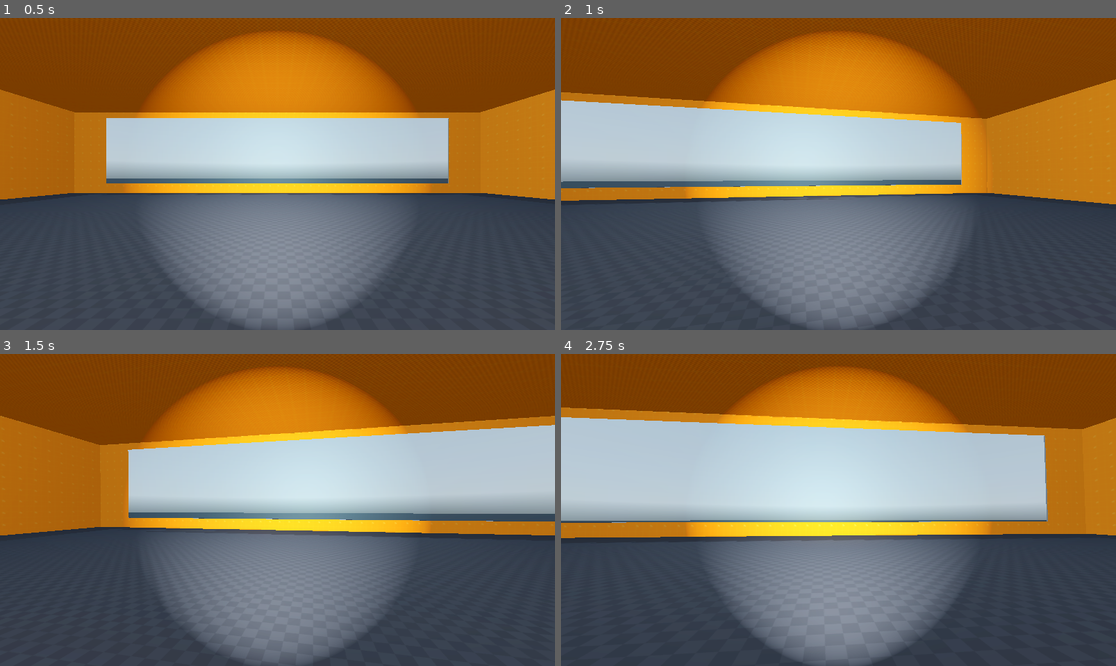
Above: before the commit, frames 1-4 (two rows, left to right).
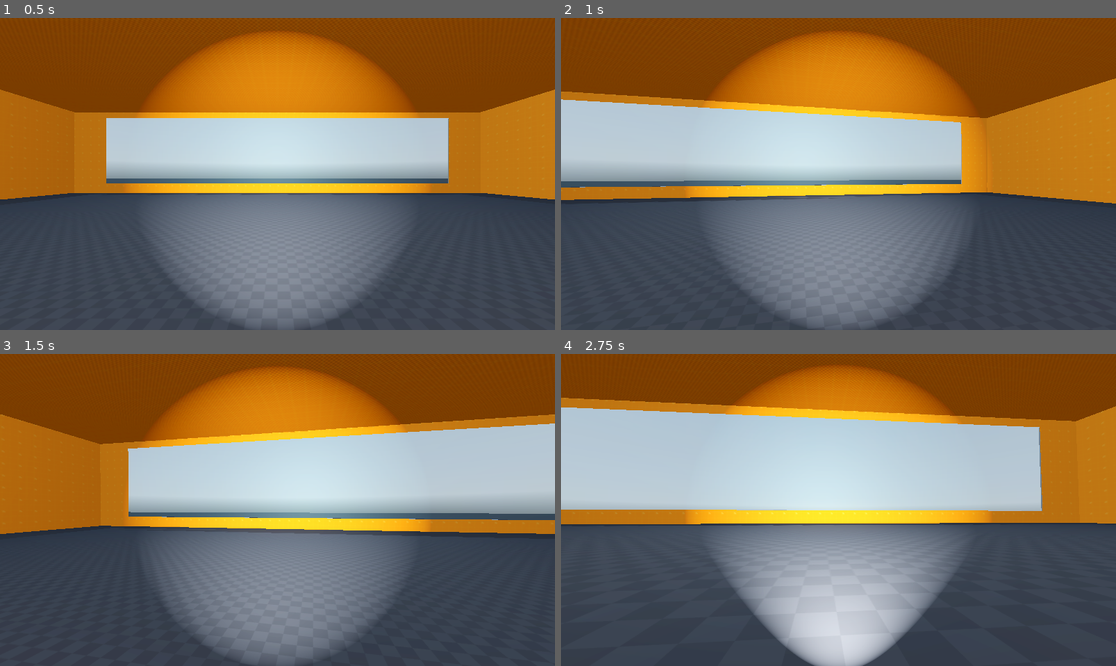
Above: after the commit, the same moments.

Repository: blakenuova/hoarder
Game: Godot game, scene res://Scenes/Levels/safe_zone.tscn
Same seed, same stepped clock (60 frames per second), same inputs: the game is played once before the commit and once after it. A sky picture missing from this copy of the repository is replaced by a grey-blue gradient.
Inputs (mouse positions are in pixels of both pictures, inside the frame that each line leads up to):
- Up to frame 1 (0.5 s): no input
- Up to frame 2 (1 s): move the mouse to (866, 174) at 0.52 s; hold W (move_forward) from 0.53 s (still down); hold Right mouse button (aim) from 0.53 s (still down); tap Space (jump) at 0.77 s; tap Ctrl (crouch) at 0.8 s
- Up to frame 3 (1.5 s): keep holding W (move_forward); tap Space (jump) at 1.07 s; move the mouse to (249, 510) at 1.27 s; release Right mouse button (aim) at 1.28 s; tap Ctrl (crouch) at 1.35 s
- Up to frame 4 (2.75 s): keep holding W (move_forward); tap Space (jump) at 1.52, 1.82 s; tap Z (prone) at 1.55 s; move the mouse to (849, 503) at 2.02 s; hold Z (prone) from 2.03 s (still down); tap Shift (run) at 2.3 s

Frame 1 is identical in both runs. In frame 2, 0.9% of the frame differs, in the area x 0-100%, y 19-60%; in frame 3, 1.7%; in frame 4, 25%, in the area x 0-100%, y 3-100%.

Commit message:
Add stance system with collision and camera height logic
Implemented a player stance system (stand, crouch, prone) with state management, collision shape switching, and smooth camera height transitions. Added ceiling detection using RayCast3D nodes to prevent standing or crouching when obstructed. Updated player scene and script to support these features and removed the old ceiling detector.

Diff:
--- a/Scenes/Levels/safe_zone.tscn
+++ b/Scenes/Levels/safe_zone.tscn
@@ -133,3 +133,20 @@
 
 [node name="Player" parent="." instance=ExtResource("5_olhn8")]
 transform = Transform3D(1, 0, 0, 0, 1, 0, 0, 0, 1, 0, 3.1262672, 0)
+
+[node name="Test" type="Node" parent="."]
+
+[node name="CSGBox3D" type="CSGBox3D" parent="Test"]
+transform = Transform3D(1, 0, 0, 0, 1, 0, 0, 0, 1, -24.4, 0.95000017, 0)
+use_collision = true
+size = Vector3(1, 1.7, 1)
+
+[node name="CSGBox3D2" type="CSGBox3D" parent="Test"]
+transform = Transform3D(1, 0, 0, 0, 1, 0, 0, 0, 1, -23.4, 1.7000003, -4.7493896)
+use_collision = true
+size = Vector3(3, 0.2, 10.498779)
+
+[node name="CSGBox3D3" type="CSGBox3D" parent="Test"]
+transform = Transform3D(1, 0, 0, 0, 1, 0, 0, 0, 1, -23.4, 1.4000002, 2.5943604)
+use_collision = true
+size = Vector3(3, 0.2, 11)
--- a/Scenes/Player/player.tscn
+++ b/Scenes/Player/player.tscn
@@ -35,13 +35,11 @@
 spot_angle = 38.0
 
 [node name="MeshInstance3D" type="MeshInstance3D" parent="."]
+visible = false
 mesh = SubResource("CapsuleMesh_tugb3")
 
 [node name="StandingCollisionShape" type="CollisionShape3D" parent="."]
 shape = SubResource("CapsuleShape3D_uvnfx")
-
-[node name="CeilingDetector" type="RayCast3D" parent="."]
-target_position = Vector3(0, 1.1, 0)
 
 [node name="CrouchingCollisionShape" type="CollisionShape3D" parent="."]
 transform = Transform3D(1, 0, 0, 0, 1, 0, 0, 0, 1, 0, -0.25078124, 0)
@@ -50,3 +48,11 @@
 [node name="ProneCollisionShape" type="CollisionShape3D" parent="."]
 transform = Transform3D(1, 0, 0, 0, 1, 0, 0, 0, 1, 0, -0.5, 0)
 shape = SubResource("CapsuleShape3D_xpcdj")
+
+[node name="StandRay" type="RayCast3D" parent="."]
+transform = Transform3D(1, 0, 0, 0, 1, 0, 0, 0, 1, 0, -1, 0)
+target_position = Vector3(0, 2.05, 0)
+
+[node name="CrouchRay" type="RayCast3D" parent="."]
+transform = Transform3D(1, 0, 0, 0, 1, 0, 0, 0, 1, 0, -1, 0)
+target_position = Vector3(0, 1.5, 0)
--- a/Scripts/Player/player.gd
+++ b/Scripts/Player/player.gd
@@ -1,19 +1,35 @@
 extends CharacterBody3D
+class_name Player
 
-# Settings
+# --- CONFIGURATION ---
+@export_group("Speeds")
 @export var walk_speed = 5.0
 @export var run_speed = 8.0
 @export var crouch_speed = 2.5
 @export var prone_speed = 1.0
+
+@export_group("Movement")
 @export var jump_velocity = 4.5
 @export var mouse_sensitivity = 0.003
+@export var lerp_speed = 10.0 # How fast the camera moves between stances
 
-# Get the gravity from the project settings to be synced with RigidBody nodes.
+# Head Heights (Adjust these Y values to match where the camera should be)
+const HEAD_Y_STAND = 0.5
+const HEAD_Y_CROUCH = 0.0
+const HEAD_Y_PRONE = -0.5
+
+# State Management
+enum State { STAND, CROUCH, PRONE }
+var current_state = State.STAND
 var gravity = ProjectSettings.get_setting("physics/3d/default_gravity")
 
-# Node references
+# --- NODES ---
 @onready var head = $Head
-@onready var camera = $Head/Camera3D
+@onready var standing_shape = $StandingCollisionShape
+@onready var crouching_shape = $CrouchingCollisionShape
+@onready var prone_shape = $ProneCollisionShape
+@onready var stand_ray: RayCast3D = $StandRay
+@onready var crouch_ray: RayCast3D = $CrouchRay
 
 
 # Flashlight
@@ -26,6 +42,8 @@
 func _ready():
 	# Lock mouse for FPS
 	Input.mouse_mode = Input.MOUSE_MODE_CAPTURED
+	# Initialize shapes: Ensure only standing is active at start
+	update_collision_shapes(State.STAND)
 
 func _input(event):
 	# Camera Look Logic
@@ -45,27 +63,19 @@
 	_flashlight()
 
 
+	# 1. Handle Stance (Crouch/Prone)
+	handle_stance()
 
-	# Add gravity
+	# 2. Add Gravity
 	if not is_on_floor():
 		velocity.y -= gravity * delta
 
-	# Handle Jump
-	if Input.is_action_just_pressed("jump") and is_on_floor():
+	# 3. Jump (Only allow jumping if Standing)
+	if Input.is_action_just_pressed("jump") and is_on_floor() and current_state == State.STAND:
 		velocity.y = jump_velocity
 
-	# Determine Current Speed (State Management)
-	var current_speed = walk_speed
-	if Input.is_action_pressed("run") and not Input.is_action_pressed("aim"):
-		current_speed = run_speed
-	elif Input.is_action_pressed("crouch"):
-		current_speed = crouch_speed
-		# Add logic here to shrink CollisionShape height
-	elif Input.is_action_pressed("prone"):
-		current_speed = prone_speed
-		# Add logic here to shrink CollisionShape height further
-
-	# Get input direction
+	# 4. Movement Calculation
+	var current_speed = get_current_speed()
 	var input_dir = Input.get_vector("move_left", "move_right", "move_forward", "move_backward")
 	var direction = (transform.basis * Vector3(input_dir.x, 0, input_dir.y)).normalized()
 
@@ -78,6 +88,16 @@
 
 	move_and_slide()
 
+	# 5. Smooth Camera Height Adjustment
+	var target_height = HEAD_Y_STAND
+	if current_state == State.CROUCH:
+		target_height = HEAD_Y_CROUCH
+	elif current_state == State.PRONE:
+		target_height = HEAD_Y_PRONE
+
+	# Lerp (Linear Interpolate) head position for smooth transition
+	head.position.y = lerp(head.position.y, target_height, delta * lerp_speed)
+
 
 #-------------------------------------------------------------------------------
 #                        CUSTOM FUNCTIONS
@@ -86,3 +106,52 @@
 func _flashlight():
 	if Input.is_action_just_pressed("flashlight"):
 		flashlight.visible = !flashlight.visible
+
+func handle_stance():
+	var target_state = State.STAND
+
+	# Priority: Prone > Crouch > Stand
+	if Input.is_action_pressed("prone"):
+		target_state = State.PRONE
+	elif Input.is_action_pressed("crouch"):
+		target_state = State.CROUCH
+
+# 2. APPLY CEILING CONSTRAINTS (What the world *allows*)
+	# We check from tallest to shortest.
+
+	# If we WANT to STAND (or higher), but the ceiling is too low for standing:
+	if target_state == State.STAND and stand_ray.is_colliding():
+		target_state = State.CROUCH # Force downgrade to Crouch
+
+	# If we WANT to CROUCH (or were forced to), but the ceiling is too low for crouching:
+	if target_state == State.CROUCH and crouch_ray.is_colliding():
+		target_state = State.PRONE # Force downgrade to Prone
+
+	# Apply State Change
+	if current_state != target_state:
+		current_state = target_state
+		update_collision_shapes(current_state)
+
+func update_collision_shapes(state: State):
+	# Disable all shapes first
+	standing_shape.disabled = true
+	crouching_shape.disabled = true
+	prone_shape.disabled = true
+
+	# Enable only the active one
+	match state:
+		State.STAND:
+			standing_shape.disabled = false
+		State.CROUCH:
+			crouching_shape.disabled = false
+		State.PRONE:
+			prone_shape.disabled = false
+
+func get_current_speed() -> float:
+	match current_state:
+		State.PRONE: return prone_speed
+		State.CROUCH: return crouch_speed
+		State.STAND:
+			if Input.is_action_pressed("run"): return run_speed
+			return walk_speed
+	return walk_speed
